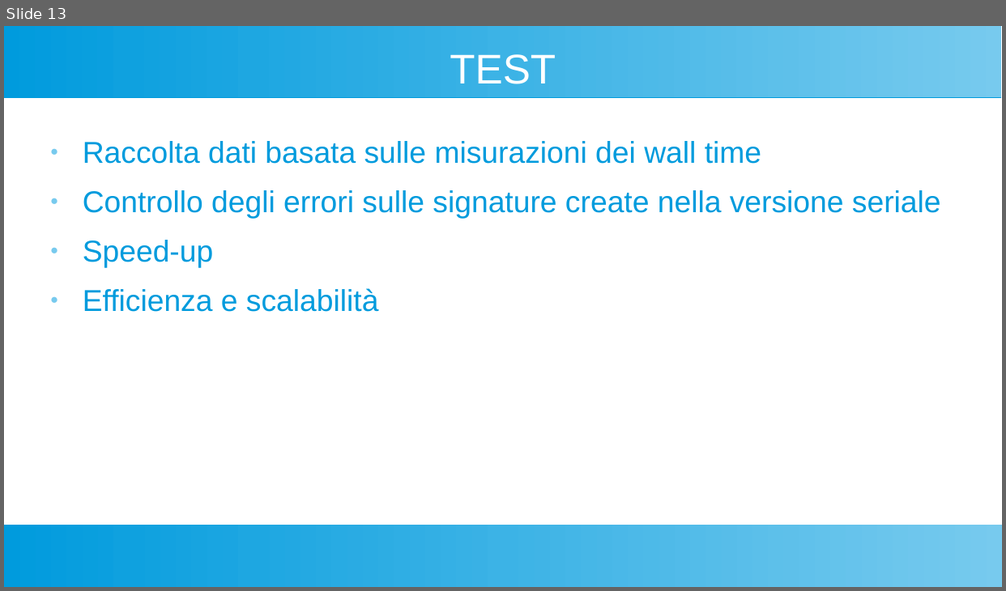
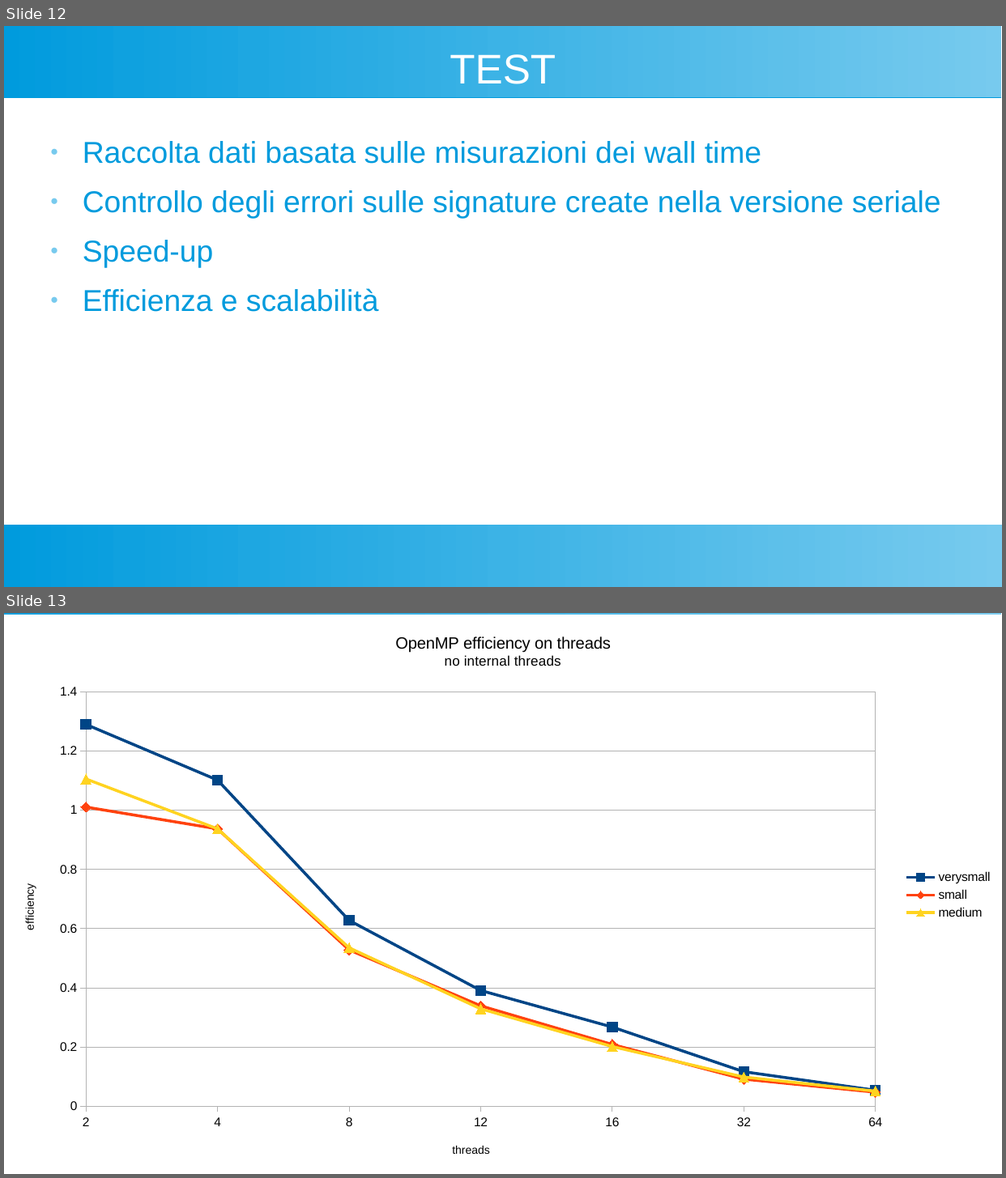
Before and after one commit to themrpink/Parallel-Minhash-in-C, a slide deck: documenti progetto/Presentazione.odp. Shown one above the other, each under a label of ours: slide 13 before the commit, slides 12 and 13 after it. The pictures are 1006x591 and 1006x1178 pixels, drawn with LibreOffice and Linux fonts; fonts in the diff are those of the drawing. Boxes give left, top, right and bottom in pixels: in the first picture for what was removed or moved away, otherwise in the second. Text is boxed around its words. In the diff, an @@ line names an element or a change of style, - is before the commit and + after.

```diff
--- a/documenti progetto/Presentazione.odp
+++ b/documenti progetto/Presentazione.odp
@@ slide 13 added at (4, 613, 1002, 1174), background #FFFFFF; not listed: 2 template elements that a slide beside it also shows @@
@@ line chart added at (4, 615, 1002, 1174) @@
+title "OpenMP efficiency on threads no internal threads"
+categories: 2, 4, 8, 12, 16, 32, 64
+verysmall: 1.29, 1.1, 0.63, 0.39, 0.27, 0.12, 0.05
+small: 1.01, 0.94, 0.53, 0.34, 0.21, 0.09, 0.05
+medium: 1.11, 0.94, 0.54, 0.33, 0.2, 0.1, 0.05
@@ what was slide 13 is now slide 12 @@
```
Also in this commit, not shown: 1 other slide added, 1 slide removed, 1 other file.
